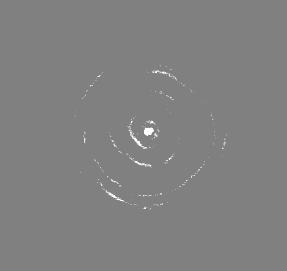
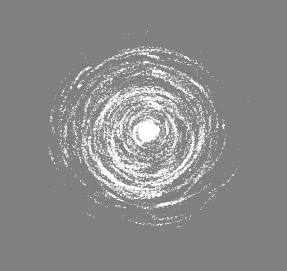
Before/after of a 287px x 271px layered artwork. What changed in the layer stack:
showed "Layer 32" over [113, 101, 178, 162]
showed "Layer 31" over [119, 108, 176, 157]
showed "Layer 30" over [135, 111, 166, 144]
showed "Layer 29" over [113, 95, 183, 169]
showed "Layer 28" over [125, 109, 161, 162]
showed "Layer 27" over [88, 70, 203, 195]
showed "Layer 26" over [90, 77, 204, 200]
showed "Layer 25" over [87, 66, 209, 195]
showed "Layer 24" over [98, 82, 185, 187]
showed "Layer 22" over [39, 49, 239, 228]
showed "Layer 21" over [62, 63, 219, 195]
showed "Layer 20" over [57, 66, 225, 205]
showed "Layer 19" over [91, 81, 199, 183]
showed "Layer 18" over [50, 45, 223, 209]
showed "Layer 17" over [48, 47, 253, 226]
showed "Layer 16" over [54, 72, 224, 221]
showed "Layer 15" over [69, 55, 213, 209]
showed "Layer 14" over [84, 77, 206, 201]
showed "Layer 13" over [60, 31, 217, 221]
showed "Layer 11" over [81, 69, 205, 194]
showed "Layer 12" over [80, 60, 213, 211]
showed "Layer 8" over [72, 60, 215, 211]
